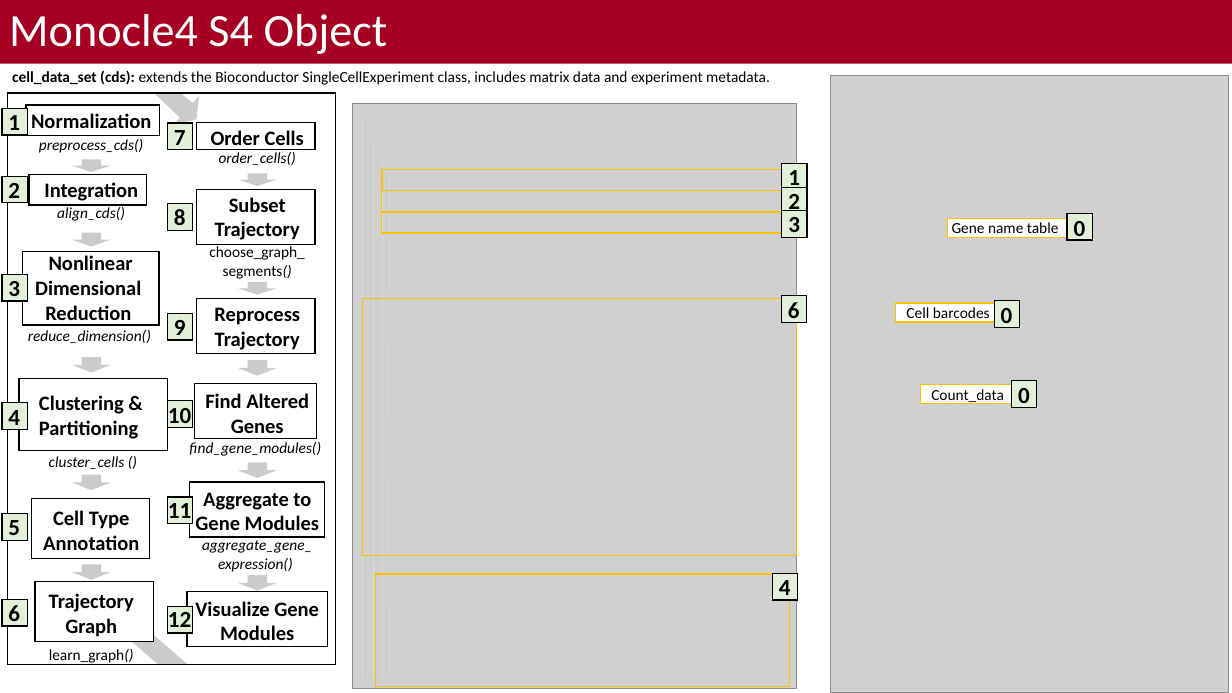
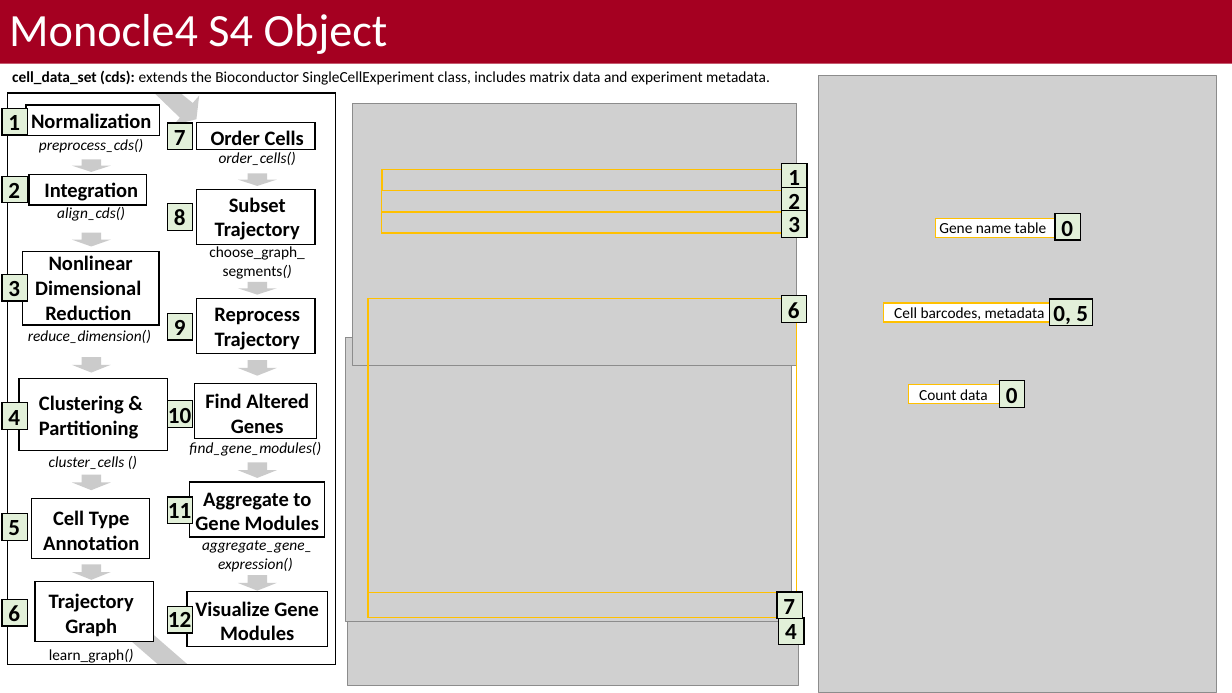
Before and after one commit to bacorli2/scrna_workshop, a slide deck: slide 4 of M6_Monocle_Pseudotime/M5_Monocle_Timeseries.pptx. Drawn at 1232x693 pixels with LibreOffice and Linux fonts; fonts in the diff are those of the drawing; grey boxes stand for pictures; background and template pictures are left out. Boxes give left, top, right and bottom in pixels: in the first picture for what was removed or moved away, otherwise in the second. Text is boxed around its words. In the diff, an @@ line names an element or a change of style, - is before the commit and + after.

Commit message:
Finished first pass for M6. Starting second attempt to use Monocle3 from Seurat import.

```diff
--- a/M6_Monocle_Pseudotime/M5_Monocle_Timeseries.pptx
+++ b/M6_Monocle_Pseudotime/M5_Monocle_Timeseries.pptx
@@ picture: place and size @@
-picture at bbox=[353, 104, 797, 689]
+picture at bbox=[353, 104, 797, 213]
@@ picture added at bbox=[353, 104, 797, 365] @@
@@ 5 rectangles, 3 texts, 1 picture, 1 line: place and size @@
-5 rectangles, 3 texts, 1 picture, 1 line at bbox=[831, 75, 1232, 693]
+5 rectangles, 3 texts, 1 picture, 1 line at bbox=[819, 75, 1220, 693]
@@ rectangle: place and size @@
-rectangle at bbox=[362, 299, 797, 555]
+rectangle at bbox=[368, 299, 797, 592]
@@ rectangle: place and size @@
-rectangle at bbox=[994, 300, 1019, 327]
+rectangle at bbox=[1050, 299, 1092, 326]
@@ rectangle: place and size @@
-rectangle at bbox=[896, 303, 998, 323]
+rectangle at bbox=[884, 303, 1061, 323]
@@ text at bbox=[894, 307, 1045, 323]: text changed @@
-Cell barcodes
+Cell barcodes, metadata
@@ text at bbox=[1053, 306, 1088, 326]: text changed @@
-0
+0, 5
@@ picture added at bbox=[346, 337, 792, 621] @@
@@ text at bbox=[919, 389, 988, 405]: text changed @@
-Count_data
+Count data
@@ rectangle: place and size @@
-rectangle at bbox=[375, 574, 789, 687]
+rectangle at bbox=[368, 592, 789, 617]
@@ rectangle added at bbox=[777, 592, 802, 619], fill #E2F0D9, outline #000000 1 pt @@
@@ text added at bbox=[783, 599, 795, 619], 18 pt, text #000000, bold @@
+7
@@ picture added at bbox=[348, 614, 799, 686] @@
@@ line removed from (389, 604) to (389, 677) @@
@@ text "4": place and size @@
-text "4" at bbox=[779, 580, 791, 602]
+text "4" at bbox=[785, 624, 797, 645]
@@ rectangle: place and size @@
-rectangle at bbox=[773, 574, 798, 601]
+rectangle at bbox=[779, 617, 804, 644]
```
Also in this commit, not shown: 3 other slides changed, 1 slide added, 2 slides removed, 1 other file.
